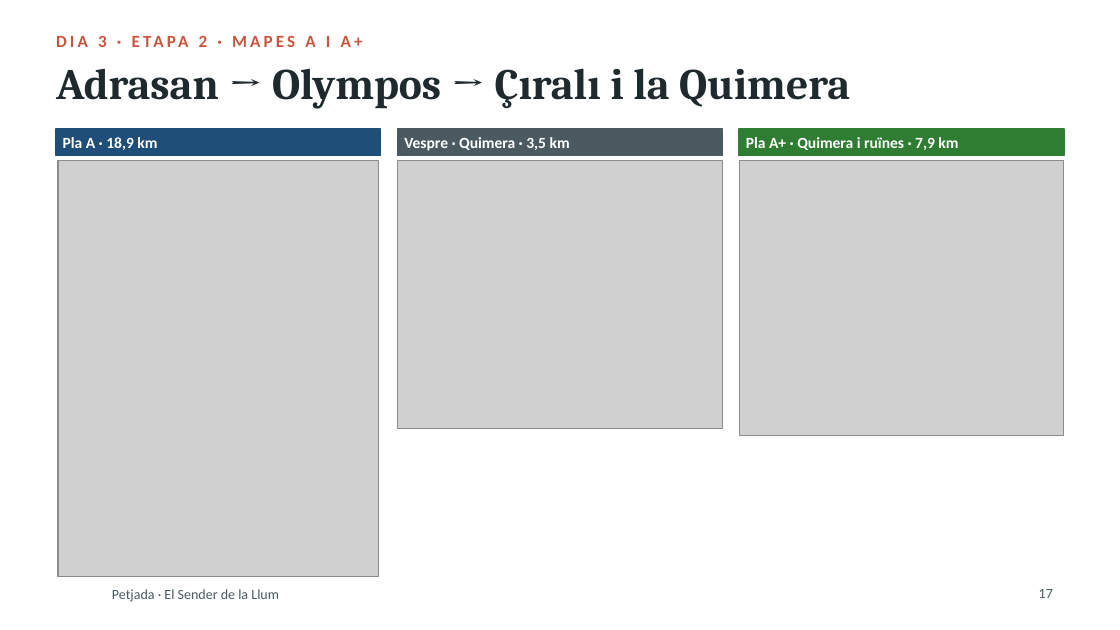
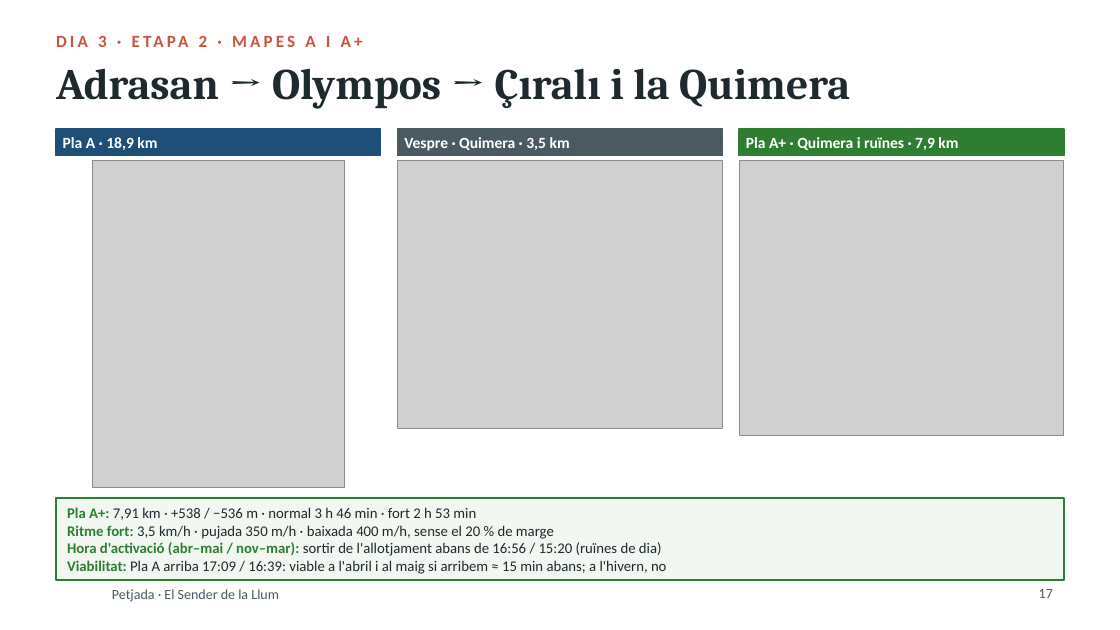
Before and after one commit to stosalca/sender-de-la-llum, a slide deck: slide 17 of Presentacio_2_Petjada.pptx. Drawn at 1120x630 pixels with LibreOffice and Linux fonts; fonts in the diff are those of the drawing; grey boxes stand for pictures; background and template pictures are left out. Boxes give left, top, right and bottom in pixels: in the first picture for what was removed or moved away, otherwise in the second. Text is boxed around its words. In the diff, an @@ line names an element or a change of style, - is before the commit and + after.

```diff
--- a/Presentacio_2_Petjada.pptx
+++ b/Presentacio_2_Petjada.pptx
@@ picture: place and size @@
-picture at <box>58,160,379,577</box>
+picture at <box>93,160,345,487</box>
@@ rectangle added at <box>56,498,1064,580</box>, fill #F2F7F2, outline #2E7D32 1.25 pt @@
@@ text added at <box>67,507,666,574</box>, 9.5 pt, text #1E2A2E @@
+Pla A+: 7,91 km · +538 / −536 m · normal 3 h 46 min · fort 2 h 53 min
+Ritme fort: 3,5 km/h · pujada 350 m/h · baixada 400 m/h, sense el 20 % de marge
+Hora d'activació (abr–mai / nov–mar): sortir de l'allotjament abans de 16:56 / 15:20 (ruïnes de dia)
+Viabilitat: Pla A arriba 17:09 / 16:39: viable a l'abril i al maig si arribem ≈ 15 min abans; a l'hivern, no
```
Also in this commit, not shown: 7 other slides changed, 3 other files.
